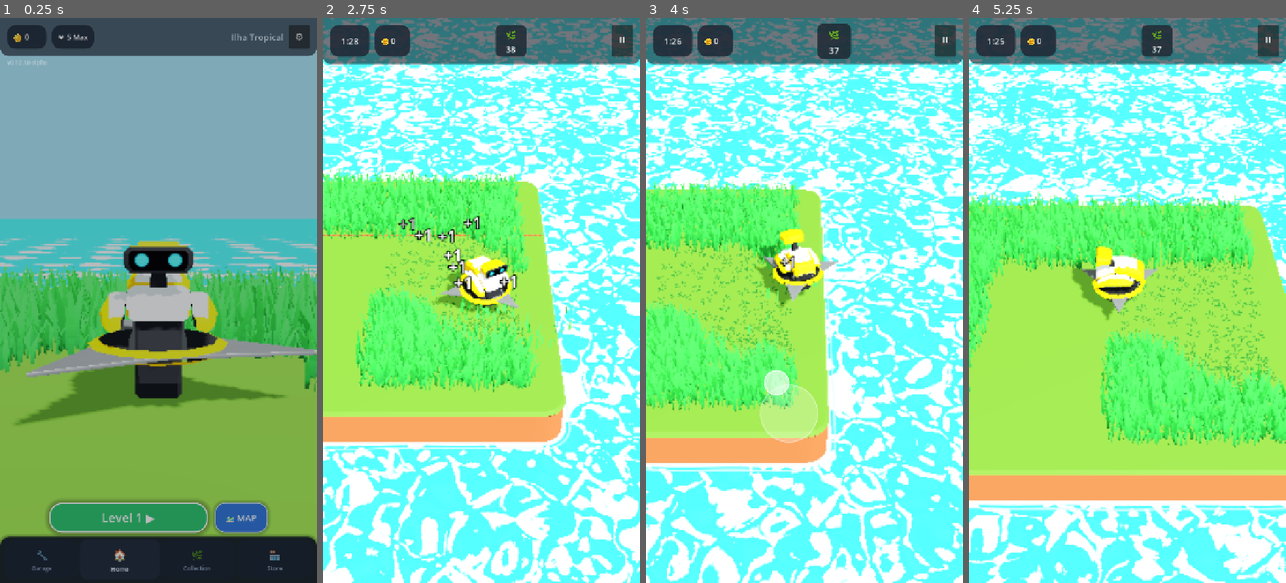
Above: before the commit, frames 1-4 (left to right).
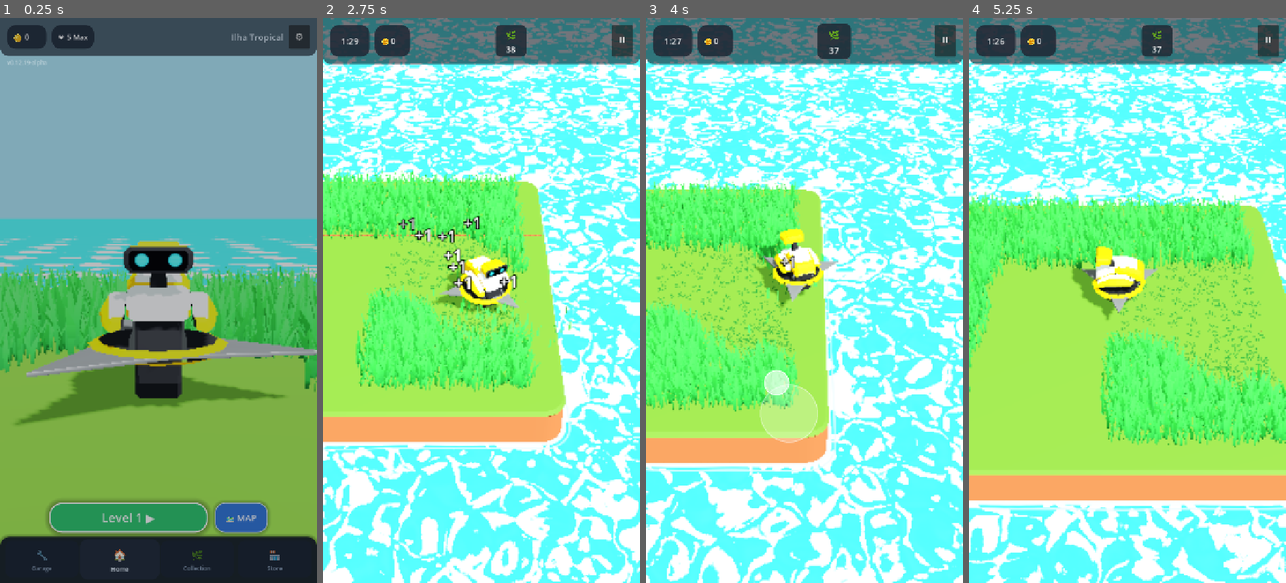
Above: after the commit, the same moments.

Repository: rogerbif/grass-cut-bot
Game: Godot game, scene res://scenes/menu/main_menu.tscn
Two runs of this game, one before a commit and one after it. Both use one fixed random seed, a clock stepped at 60 frames per second and the inputs below.
Inputs (mouse positions are in pixels of both pictures, inside the frame that each line leads up to):
- Up to frame 1 (0.25 s): no input
- Up to frame 2 (2.75 s): click "Level 1 ▶" at 0.5 s; tap Enter at 1.25 s; move the mouse to (551, 272) at 1.27 s; hold Right (ui_right) 1.28-2 s; hold Alt 1.28-2 s; click (551, 272) at 1.42 s; drag from (418, 328) to (465, 413) at 2.02 s
- Up to frame 3 (4 s): move the mouse to (836, 176) at 2.77 s; hold Right (ui_right) 2.78-3.5 s; tap Z at 2.85 s; drag from (788, 413) to (709, 215) at 3.52 s
- Up to frame 4 (5.25 s): move the mouse to (1222, 385) at 4.27 s; hold Left (ui_left) 4.28-5 s; tap 1 at 4.35 s; drag from (1032, 215) to (1079, 159) at 5.02 s

The runs differ from the first frame. In frame 1, less than 0.1% of the frame differs, in the area x 8-9%, y 8-9%; in frame 2, 0.3%, in the area x 9-72%, y 3-61%; in frame 3, less than 0.1%; in frame 4, less than 0.1%.

Commit message:
perf(core): refinamento de ciclos ociosos de cpu no hud, olhos, joystick e corte (v0.12.19-alpha)

Diff:
--- a/project.godot
+++ b/project.godot
@@ -11,7 +11,7 @@
 [application]
 
 config/name="Grass Cut Bot"
-config/version="0.12.18-alpha"
+config/version="0.12.19-alpha"
 run/main_scene="res://scenes/menu/main_menu.tscn"
 config/features=PackedStringArray("4.7", "Mobile")
 boot_splash/image="uid://3pegaomvcdut"
--- a/scripts/core/game_version.gd
+++ b/scripts/core/game_version.gd
@@ -7,7 +7,7 @@
 
 const MAJOR: int = 0
 const MINOR: int = 12
-const PATCH: int = 18
+const PATCH: int = 19
 const STAGE: String = "ALPHA" # "PRE-ALPHA", "ALPHA", "BETA", "RC", "RELEASE"
 const BUILD_TYPE: String = "dev" # "dev", "nightly", "public"
 
--- a/scripts/cutter/cutter.gd
+++ b/scripts/cutter/cutter.gd
@@ -70,6 +70,8 @@
 var _cached_cutter_power: int = 1
 var _last_shader_pos: Vector3 = Vector3(99999.0, 99999.0, 99999.0)
 var _last_shader_radius: float = -1.0
+var _last_cut_pos: Vector3 = Vector3(99999.0, 99999.0, 99999.0)
+var _last_cut_radius: float = -1.0
 var _overlapping_vegetation: Array[Area3D] = []
 
 # Cache pré-calculado de obstáculos (Tarefa 1.1)
@@ -710,6 +712,10 @@
 
 func _process_cutting() -> void:
 	if vegetation_grid != null and is_instance_valid(vegetation_grid):
+		if global_position.distance_squared_to(_last_cut_pos) < 0.0004 and absf(_cached_blade_radius - _last_cut_radius) < 0.001:
+			return
+		_last_cut_pos = global_position
+		_last_cut_radius = _cached_blade_radius
 		vegetation_grid.call("cut_in_circle", global_position, _cached_blade_radius, _cached_cutter_power)
 		return
 	if _overlapping_vegetation.is_empty():
--- a/scripts/cutter/robot_eyes.gd
+++ b/scripts/cutter/robot_eyes.gd
@@ -35,6 +35,7 @@
 var _is_blinking: bool = false
 var _target_look_offset: Vector2 = Vector2.ZERO
 var _current_look_offset: Vector2 = Vector2.ZERO
+var _last_applied_look_offset: Vector2 = Vector2(-999.0, -999.0)
 var _blink_tween: Tween
 var _color_tween: Tween
 var _glitch_tween: Tween
@@ -64,8 +65,11 @@
 		return
 
 	# Suavização da direção do olhar (eye tracking)
-	_current_look_offset = _current_look_offset.lerp(_target_look_offset, delta * 10.0)
-	_material.set_shader_parameter("look_offset", _current_look_offset)
+	if not _current_look_offset.is_equal_approx(_target_look_offset):
+		_current_look_offset = _current_look_offset.lerp(_target_look_offset, delta * 10.0)
+	if _current_look_offset.distance_squared_to(_last_applied_look_offset) > 0.000004:
+		_last_applied_look_offset = _current_look_offset
+		_material.set_shader_parameter("look_offset", _current_look_offset)
 
 	# Temporizador de expressão temporária (ex.: após choque ou combo rápido)
 	if _temporary_timer > 0.0:
--- a/scripts/ui/floating_joystick.gd
+++ b/scripts/ui/floating_joystick.gd
@@ -14,8 +14,10 @@
 var stick_position: Vector2 = Vector2.ZERO
 var output_vector: Vector2 = Vector2.ZERO
 var touch_pointer_id: int = -1
+var _is_mobile: bool = false
 
 func _ready() -> void:
+	_is_mobile = OS.has_feature("mobile")
 	# Cobrir a área inferior da tela
 	anchor_left = 0.0
 	anchor_top = 0.4
@@ -119,8 +121,8 @@
 			joystick_moved.emit(Vector2.ZERO)
 		return
 
-	# Fallback para teclado (WASD / Setas) se o joystick não estiver ativo
-	if not is_active:
+	# Fallback para teclado (WASD / Setas) se o joystick não estiver ativo (apenas fora do mobile)
+	if not is_active and not _is_mobile:
 		var keyboard_dir: Vector2 = Vector2.ZERO
 		if Input.is_action_pressed("ui_right") or Input.is_key_pressed(KEY_D):
 			keyboard_dir.x += 1.0
--- a/scripts/ui/hud.gd
+++ b/scripts/ui/hud.gd
@@ -88,10 +88,16 @@
 	btn.pressed.connect(callback)
 
 var _is_restarting: bool = false
+var _last_displayed_total_seconds: int = -1
 
 func _on_time_updated(time_left: float) -> void:
-	var minutes: int = int(time_left / 60.0)
-	var seconds: int = int(time_left) % 60
+	var total_sec: int = int(ceilf(time_left))
+	if total_sec == _last_displayed_total_seconds:
+		return
+	_last_displayed_total_seconds = total_sec
+
+	var minutes: int = total_sec / 60
+	var seconds: int = total_sec % 60
 	if timer_label != null:
 		timer_label.text = "%d:%02d" % [minutes, seconds]
 
@@ -285,6 +291,7 @@
 	workshop_modal.visible = false
 
 func _on_state_changed(new_state: int) -> void:
+	_last_displayed_total_seconds = -1
 	if new_state == GameManager.GameState.PLAYING:
 		if top_bar != null:
 			top_bar.visible = true
Not shown, changed: export_presets.cfg
Not shown, changed: docs/05_arquitetura_e_desenvolvimento/PLANO_MESTRE_DE_PERFORMANCE.md
Not shown, added: docs/historico_melhorias/095_refinamento_ciclos_ociosos_cpu.md
Not shown, changed: docs/historico_melhorias/INDICE_MELHORIAS.md
